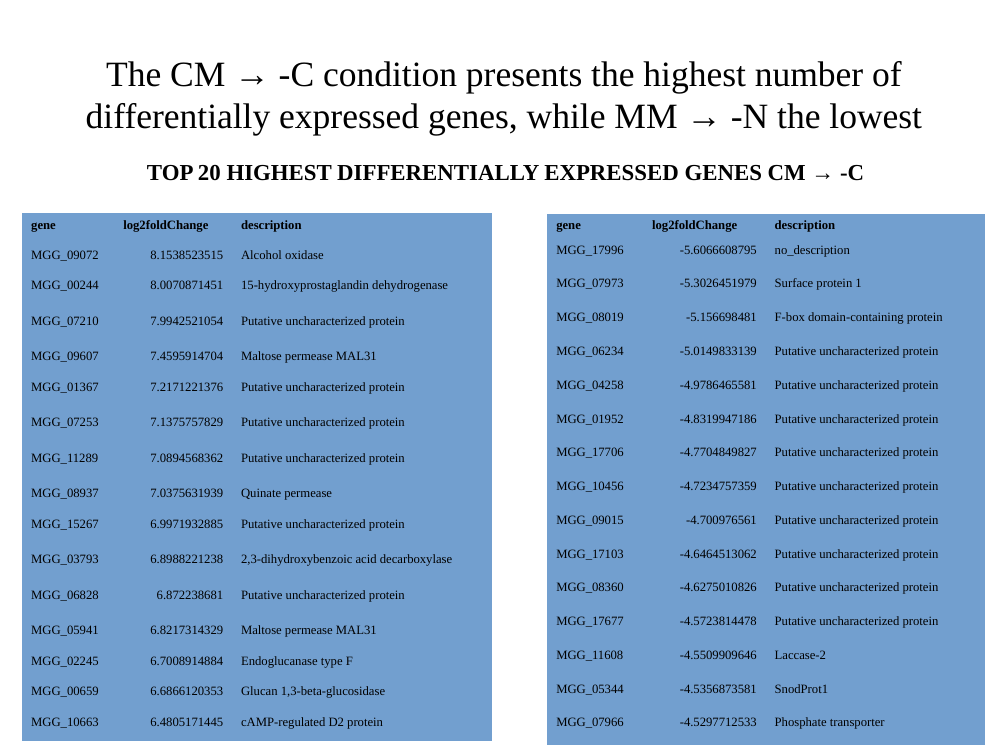
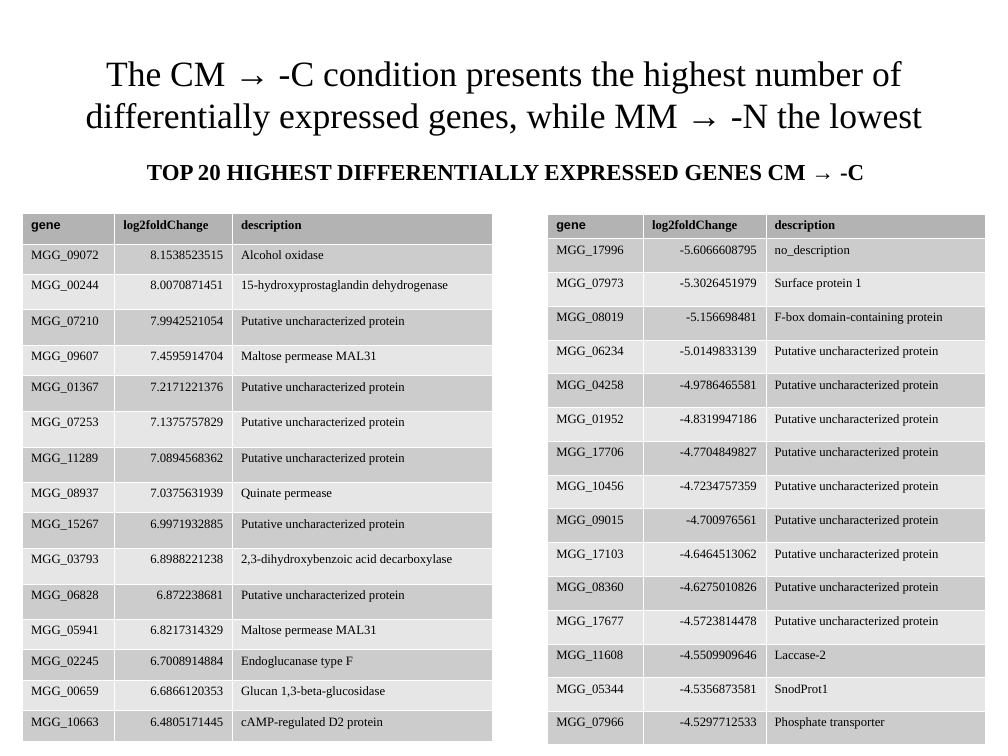
Before and after one commit to wilkinsonlab/m-oryzae-polya, a slide deck: slide 23 of doc/polyA/version_21/oryzae_presentation.odp. Drawn at 1008x756 pixels with LibreOffice and Linux fonts; fonts in the diff are those of the drawing. Boxes give left, top, right and bottom in pixels: in the first picture for what was removed or moved away, otherwise in the second. Text is boxed around its words. In the diff, an @@ line names an element or a change of style, - is before the commit and + after.

```diff
--- a/doc/polyA/version_21/oryzae_presentation.odp
+++ b/doc/polyA/version_21/oryzae_presentation.odp
@@ table at [22, 213, 492, 741] @@
@@ fill #729FCF to #B3B3B3 in row 1 @@
@@ fill #729FCF to #CCCCCC in 24 cells @@
@@ fill #729FCF to #E6E6E6 in 21 cells @@
@@ font Times New Roman to Arial in "gene" @@
@@ borders changed @@
@@ table at [548, 214, 986, 745] @@
@@ fill #729FCF to #B3B3B3 in row 1 @@
@@ fill #729FCF to #CCCCCC in 24 cells @@
@@ fill #729FCF to #E6E6E6 in 21 cells @@
@@ font Times New Roman to Arial in "gene" @@
@@ borders changed @@
```
Also in this commit, not shown: 20 other slides changed, 2 slides added, 2 other files.
